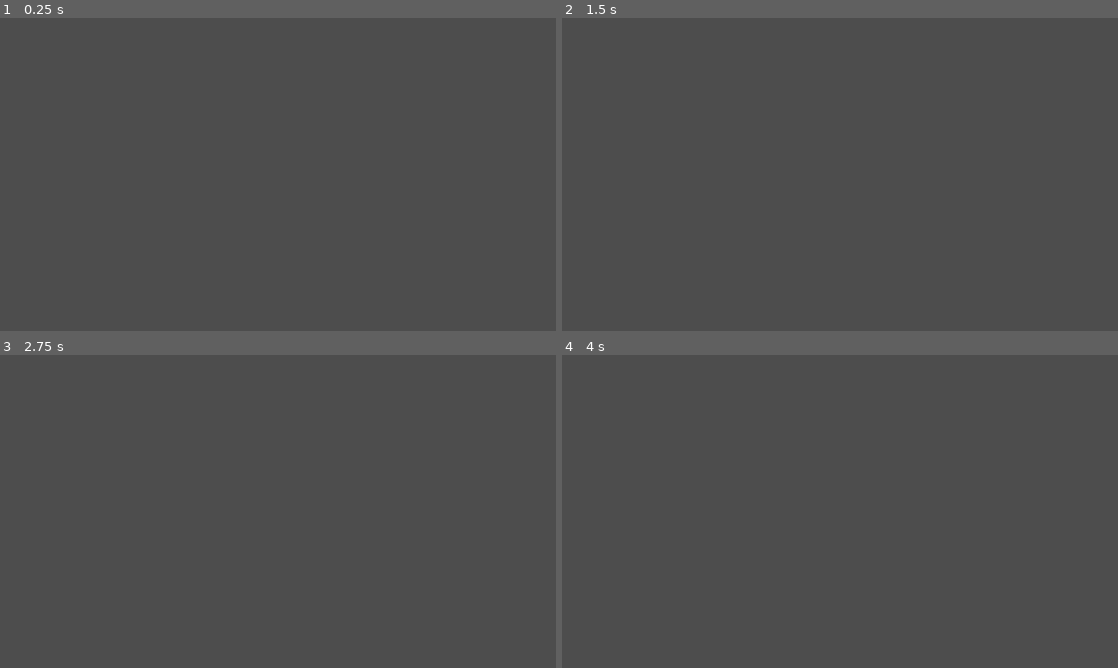
Above: before the commit, frames 1-4 (two rows, left to right).
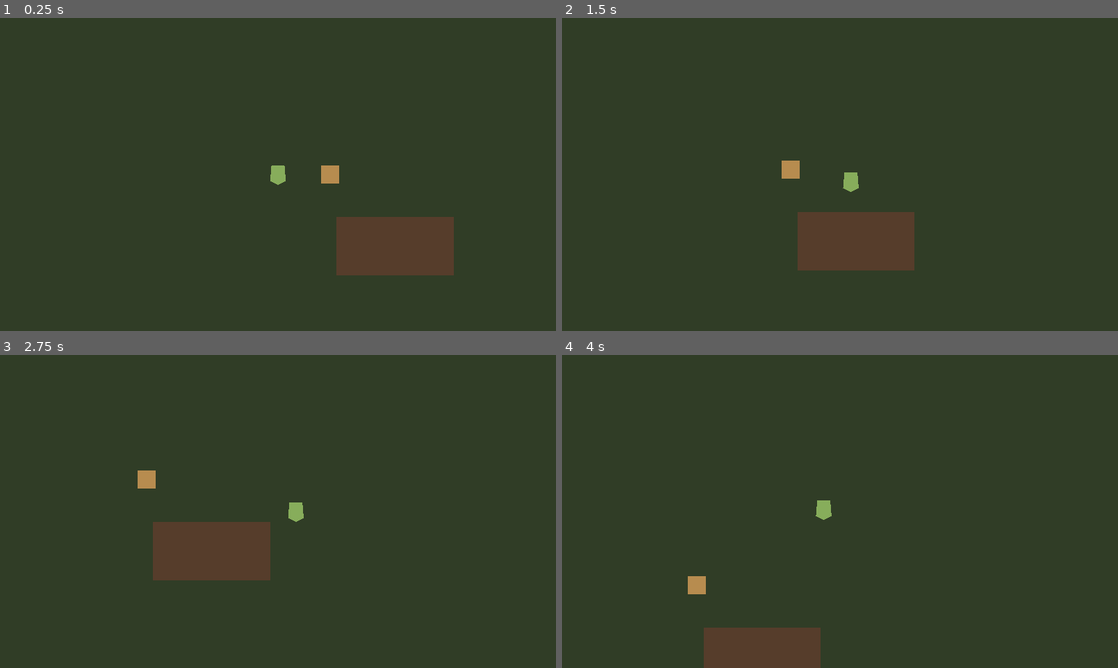
Above: after the commit, the same moments.

Repository: avarap/game1
Game: Godot game, scene res://main.tscn
Same seed, same stepped clock (60 frames per second), same inputs: the game is played once before the commit and once after it.
Inputs:
- Up to frame 1 (0.25 s): no input
- Up to frame 2 (1.5 s): tap Enter at 0.5 s; hold D (move_right) 0.53-1.28 s; hold E (interact) 0.53-1.28 s; hold S (move_down) from 1.28 s (still down); tap E (interact) at 1.35 s
- Up to frame 3 (2.75 s): release S (move_down) at 2.03 s; hold D (move_right) from 2.03 s (still down); hold E (interact) from 2.03 s (still down)
- Up to frame 4 (4 s): release D (move_right) at 2.78 s; release E (interact) at 2.78 s; hold W (move_up) 2.78-3.53 s; tap E (interact) at 2.85 s; hold A (move_left) from 3.53 s (still down); hold E (interact) from 3.53 s (still down)

The runs differ from the first frame. In frame 1, 100% of the frame differs, in the area x 0-100%, y 0-100%; in frame 2, 100%; in frame 3, 100%; in frame 4, 100%.

Commit message:
feat: add phase 1 walking prototype core

Diff:
--- /dev/null
+++ b/core/components/interactable.gd
@@ -0,0 +1,13 @@
+class_name Interactable
+extends Area2D
+
+signal interacted(actor: Node)
+
+@export var prompt: String = "Interactuar"
+
+func interact(actor: Node) -> void:
+    interacted.emit(actor)
+    _on_interact(actor)
+
+func _on_interact(_actor: Node) -> void:
+    pass
--- a/main.tscn
+++ b/main.tscn
@@ -1,14 +1,15 @@
-[gd_scene load_steps=3 format=3]
+[gd_scene load_steps=4 format=3]
 
 [ext_resource type="Script" path="res://core/bootstrap/main.gd" id="1_main"]
-[ext_resource type="PackedScene" path="res://ui/debug/debug_panel.tscn" id="2_debug"]
+[ext_resource type="PackedScene" path="res://world/world.tscn" id="2_world"]
+[ext_resource type="PackedScene" path="res://ui/debug/debug_panel.tscn" id="3_debug"]
 
 [node name="Main" type="Node2D"]
 script = ExtResource("1_main")
 
-[node name="World" type="Node2D" parent="."]
+[node name="World" parent="." instance=ExtResource("2_world")]
 
 [node name="DebugLayer" type="CanvasLayer" parent="."]
 layer = 100
 
-[node name="DebugPanel" parent="DebugLayer" instance=ExtResource("2_debug")]
+[node name="DebugPanel" parent="DebugLayer" instance=ExtResource("3_debug")]
--- /dev/null
+++ b/player/player.gd
@@ -0,0 +1,41 @@
+class_name PlayerController
+extends CharacterBody2D
+
+@export var max_speed: float = 220.0
+@export var acceleration: float = 1200.0
+@export var deceleration: float = 1500.0
+
+@onready var interaction_area: Area2D = $InteractionArea
+
+func _physics_process(delta: float) -> void:
+    var direction := PlayerMovement.input_direction()
+    velocity = PlayerMovement.next_velocity(
+        velocity,
+        direction,
+        max_speed,
+        acceleration,
+        deceleration,
+        delta
+    )
+    move_and_slide()
+
+func _unhandled_input(event: InputEvent) -> void:
+    if event.is_action_pressed("interact"):
+        _interact_with_nearest()
+
+func _interact_with_nearest() -> void:
+    var candidates := interaction_area.get_overlapping_areas()
+    if candidates.is_empty():
+        return
+
+    var nearest: Area2D
+    var nearest_distance := INF
+    for candidate in candidates:
+        if candidate is Interactable:
+            var distance := global_position.distance_squared_to(candidate.global_position)
+            if distance < nearest_distance:
+                nearest = candidate
+                nearest_distance = distance
+
+    if nearest != null:
+        nearest.interact(self)
--- /dev/null
+++ b/player/player.tscn
@@ -0,0 +1,41 @@
+[gd_scene load_steps=5 format=3]
+
+[ext_resource type="Script" path="res://player/player.gd" id="1_player"]
+
+[sub_resource type="CapsuleShape2D" id="Capsule_player"]
+radius = 10.0
+height = 28.0
+
+[sub_resource type="CircleShape2D" id="Circle_interaction"]
+radius = 42.0
+
+[sub_resource type="Gradient" id="Gradient_player"]
+colors = PackedColorArray(0.73, 0.82, 0.52, 1, 0.32, 0.39, 0.22, 1)
+
+[node name="Player" type="CharacterBody2D"]
+y_sort_enabled = true
+script = ExtResource("1_player")
+
+[node name="Body" type="Polygon2D" parent="."]
+polygon = PackedVector2Array(-10, -14, 10, -14, 12, 10, 0, 16, -12, 10)
+color = Color(0.53, 0.68, 0.36, 1)
+
+[node name="CollisionShape2D" type="CollisionShape2D" parent="."]
+position = Vector2(0, 2)
+shape = SubResource("Capsule_player")
+
+[node name="InteractionArea" type="Area2D" parent="."]
+collision_layer = 0
+collision_mask = 2
+
+[node name="CollisionShape2D" type="CollisionShape2D" parent="InteractionArea"]
+shape = SubResource("Circle_interaction")
+
+[node name="Camera2D" type="Camera2D" parent="."]
+position_smoothing_enabled = true
+position_smoothing_speed = 7.0
+zoom = Vector2(1.5, 1.5)
+limit_left = 0
+limit_top = 0
+limit_right = 1600
+limit_bottom = 1000
--- /dev/null
+++ b/player/player_movement.gd
@@ -0,0 +1,18 @@
+class_name PlayerMovement
+extends RefCounted
+
+static func input_direction() -> Vector2:
+    return Input.get_vector("move_left", "move_right", "move_up", "move_down")
+
+static func next_velocity(
+    current_velocity: Vector2,
+    direction: Vector2,
+    max_speed: float,
+    acceleration: float,
+    deceleration: float,
+    delta: float
+) -> Vector2:
+    var normalized_direction := direction.limit_length(1.0)
+    var target := normalized_direction * max_speed
+    var rate := acceleration if not normalized_direction.is_zero_approx() else deceleration
+    return current_velocity.move_toward(target, rate * delta)
--- a/tests/run_tests.gd
+++ b/tests/run_tests.gd
@@ -3,9 +3,10 @@
 func _initialize() -> void:
     var failures: Array[String] = []
     failures.append_array(TestTimeMath.run())
+    failures.append_array(TestPlayerMovement.run())
 
     if failures.is_empty():
-        print("[TEST] All bootstrap tests passed")
+        print("[TEST] All core tests passed")
         quit(0)
         return
 
--- /dev/null
+++ b/tests/test_player_movement.gd
@@ -0,0 +1,19 @@
+class_name TestPlayerMovement
+extends RefCounted
+
+static func run() -> Array[String]:
+    var failures: Array[String] = []
+
+    var accelerated := PlayerMovement.next_velocity(Vector2.ZERO, Vector2.RIGHT, 100.0, 50.0, 80.0, 1.0)
+    if not accelerated.is_equal_approx(Vector2(50.0, 0.0)):
+        failures.append("PlayerMovement should accelerate toward target speed")
+
+    var capped := PlayerMovement.next_velocity(Vector2.ZERO, Vector2(2.0, 0.0), 100.0, 200.0, 80.0, 1.0)
+    if not capped.is_equal_approx(Vector2(100.0, 0.0)):
+        failures.append("PlayerMovement should normalize oversized input")
+
+    var decelerated := PlayerMovement.next_velocity(Vector2(100.0, 0.0), Vector2.ZERO, 100.0, 50.0, 40.0, 1.0)
+    if not decelerated.is_equal_approx(Vector2(60.0, 0.0)):
+        failures.append("PlayerMovement should use deceleration when input stops")
+
+    return failures
--- /dev/null
+++ b/world/interactables/debug_sign.gd
@@ -0,0 +1,7 @@
+class_name DebugSign
+extends Interactable
+
+@export var message: String = "El viejo sendero conduce al cementerio."
+
+func _on_interact(_actor: Node) -> void:
+    print("[INTERACT] %s" % message)
--- /dev/null
+++ b/world/world.tscn
@@ -0,0 +1,72 @@
+[gd_scene load_steps=7 format=3]
+
+[ext_resource type="PackedScene" path="res://player/player.tscn" id="1_player"]
+[ext_resource type="Script" path="res://world/interactables/debug_sign.gd" id="2_sign"]
+
+[sub_resource type="RectangleShape2D" id="Wall_horizontal"]
+size = Vector2(1600, 32)
+
+[sub_resource type="RectangleShape2D" id="Wall_vertical"]
+size = Vector2(32, 1000)
+
+[sub_resource type="RectangleShape2D" id="Sign_shape"]
+size = Vector2(28, 28)
+
+[sub_resource type="RectangleShape2D" id="Obstacle_shape"]
+size = Vector2(180, 90)
+
+[node name="World" type="Node2D"]
+y_sort_enabled = true
+
+[node name="Ground" type="Polygon2D" parent="."]
+polygon = PackedVector2Array(0, 0, 1600, 0, 1600, 1000, 0, 1000)
+color = Color(0.19, 0.24, 0.15, 1)
+z_index = -10
+
+[node name="Player" parent="." instance=ExtResource("1_player")]
+position = Vector2(640, 360)
+
+[node name="Boundaries" type="Node2D" parent="."]
+
+[node name="Top" type="StaticBody2D" parent="Boundaries"]
+position = Vector2(800, 0)
+[node name="CollisionShape2D" type="CollisionShape2D" parent="Boundaries/Top"]
+shape = SubResource("Wall_horizontal")
+
+[node name="Bottom" type="StaticBody2D" parent="Boundaries"]
+position = Vector2(800, 1000)
+[node name="CollisionShape2D" type="CollisionShape2D" parent="Boundaries/Bottom"]
+shape = SubResource("Wall_horizontal")
+
+[node name="Left" type="StaticBody2D" parent="Boundaries"]
+position = Vector2(0, 500)
+[node name="CollisionShape2D" type="CollisionShape2D" parent="Boundaries/Left"]
+shape = SubResource("Wall_vertical")
+
+[node name="Right" type="StaticBody2D" parent="Boundaries"]
+position = Vector2(1600, 500)
+[node name="CollisionShape2D" type="CollisionShape2D" parent="Boundaries/Right"]
+shape = SubResource("Wall_vertical")
+
+[node name="WorkshopBlock" type="StaticBody2D" parent="."]
+position = Vector2(820, 470)
+
+[node name="Visual" type="Polygon2D" parent="WorkshopBlock"]
+polygon = PackedVector2Array(-90, -45, 90, -45, 90, 45, -90, 45)
+color = Color(0.34, 0.24, 0.17, 1)
+
+[node name="CollisionShape2D" type="CollisionShape2D" parent="WorkshopBlock"]
+shape = SubResource("Obstacle_shape")
+
+[node name="DebugSign" type="Area2D" parent="."]
+position = Vector2(720, 360)
+collision_layer = 2
+collision_mask = 0
+script = ExtResource("2_sign")
+
+[node name="Visual" type="Polygon2D" parent="DebugSign"]
+polygon = PackedVector2Array(-14, -14, 14, -14, 14, 14, -14, 14)
+color = Color(0.72, 0.55, 0.31, 1)
+
+[node name="CollisionShape2D" type="CollisionShape2D" parent="DebugSign"]
+shape = SubResource("Sign_shape")
